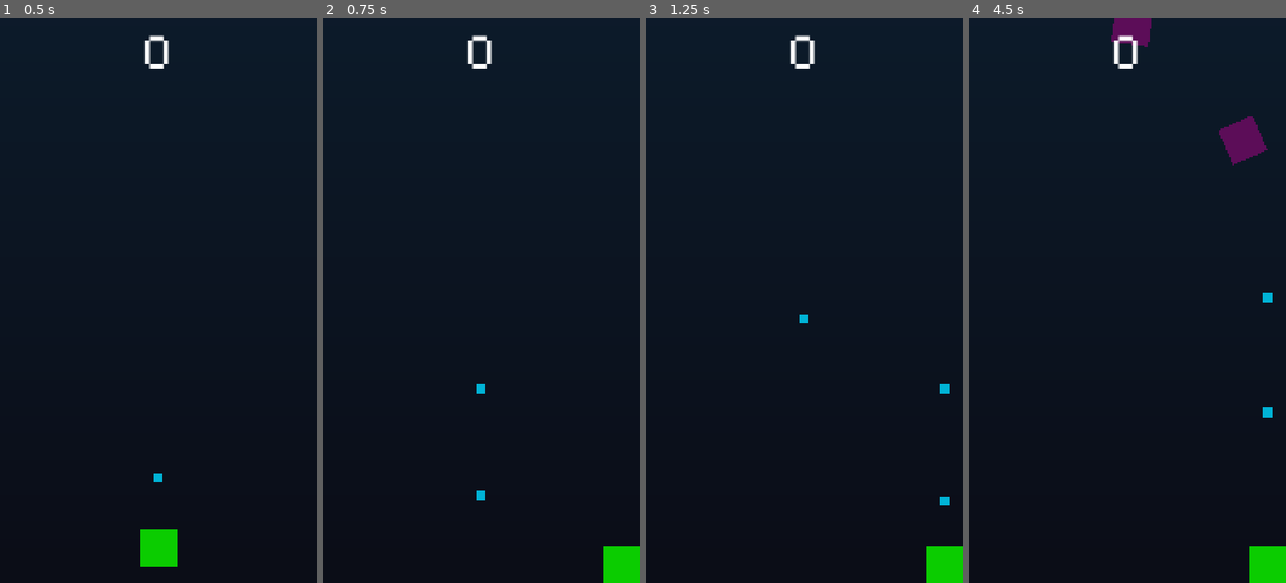
Above: before the commit, frames 1-4 (left to right).
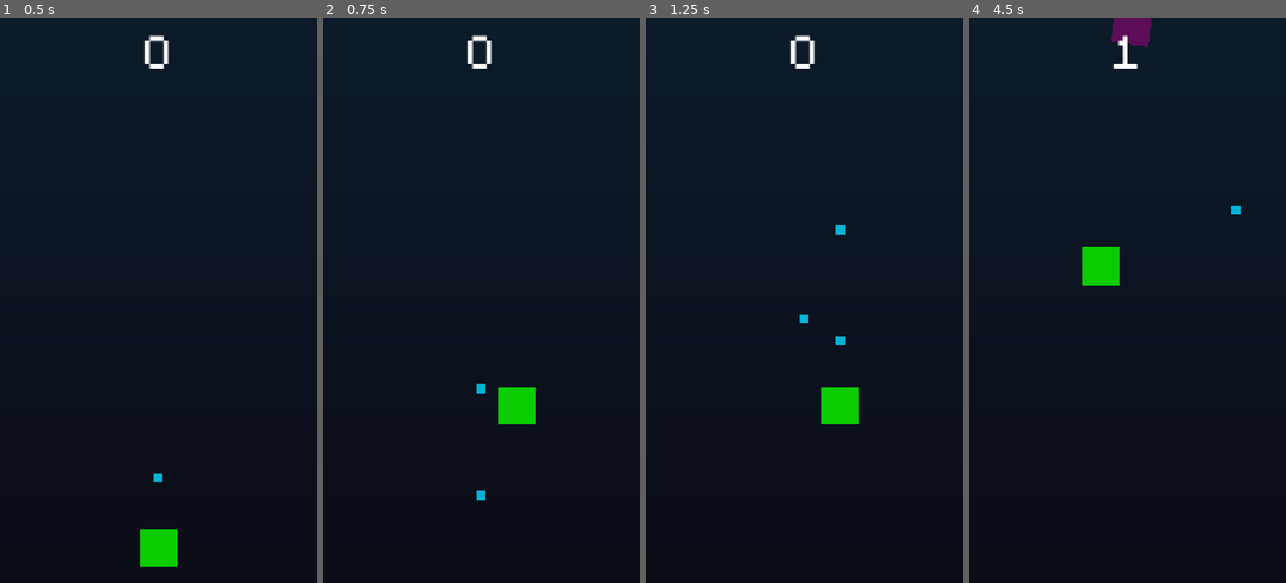
Above: after the commit, the same moments.

Repository: KRYPTO-CS/SpaceShooter
Game: Godot game, scene res://scenes/main.tscn
Two runs of this game, one before a commit and one after it. Both use one fixed random seed, a clock stepped at 60 frames per second and the inputs below.
Inputs (mouse positions are in pixels of both pictures, inside the frame that each line leads up to):
- Up to frame 1 (0.5 s): no input
- Up to frame 2 (0.75 s): tap Enter at 0.5 s; move the mouse to (551, 272) at 0.52 s; click (551, 272) at 0.67 s
- Up to frame 3 (1.25 s): no input
- Up to frame 4 (4.5 s): drag from (1064, 328) to (1266, 390) at 1.27 s; move the mouse to (1159, 176) at 2.02 s; click (1159, 176) at 2.17 s; drag from (1111, 413) to (1266, 328) at 2.77 s; move the mouse to (1222, 385) at 3.52 s; click (1222, 385) at 3.67 s; drag from (1032, 215) to (1266, 390) at 4.27 s

Frame 1 is identical in both runs. In frame 2, 1.5% of the frame differs, in the area x 55-100%, y 65-100%; in frame 3, 1.7%; in frame 4, 2.8%, in the area x 35-100%, y 3-100%.

Commit message:
Revert "Mobile controls fix"
This reverts commit b42850b6dc2d9a77f7a24dd5c6f98b66e2682910.

Diff:
--- a/SpaceShooter/scenes/player.gd
+++ b/SpaceShooter/scenes/player.gd
@@ -6,6 +6,7 @@
 @export var y_limit := 450.0
 @export var shoot_interval := 0.3  # seconds between shots
 
+# Charging system
 @export var base_damage := 1.0
 @export var max_charge_time := 1.25  # seconds to reach full charge
 @export var max_bullet_scale := 2.5
@@ -13,6 +14,7 @@
 var target_position: Vector2
 var finger_active := false
 var shoot_timer := 0.0
+var moving := false
 var was_finger_active := false
 
 # Charge variables
@@ -20,17 +22,15 @@
 var charge_time := 0.0
 var current_damage := 1.0
 
-# Touch tracking
-var active_finger_index := -1
-
 func _ready():
 	bullet_scene = preload("res://scenes/bullet.tscn")
 	target_position = position
 
 func _process(delta):
 	if finger_active:
-		# smoothly follow target position
-		position = position.lerp(target_position, delta * 10)
+		# move toward finger position if dragging
+		if position.distance_to(target_position) > 5.0:
+			position = position.lerp(target_position, delta * 10)
 
 		# clamp player position
 		position.x = clamp(position.x, -x_limit, x_limit)
@@ -43,7 +43,6 @@
 
 	else:
 		if was_finger_active:
-			# finger just released: shoot charged bullet
 			shoot()
 			charge_time = 0.0
 			current_damage = base_damage
@@ -60,16 +59,13 @@
 
 func _input(event):
 	if event is InputEventScreenTouch:
-		if event.pressed and active_finger_index == -1:
-			active_finger_index = event.index
+		if event.pressed:
 			finger_active = true
-			target_position = event.position  # proper mobile position
-		elif not event.pressed and event.index == active_finger_index:
+			target_position = get_global_mouse_position()
+		else:
 			finger_active = false
-			active_finger_index = -1
-
-	elif event is InputEventScreenDrag and event.index == active_finger_index:
-		target_position = event.position
+	elif event is InputEventScreenDrag and finger_active:
+		target_position = get_global_mouse_position()
 
 func shoot():
 	var bullet = bullet_scene.instantiate()
Not shown, changed: docs/index.html
Not shown, changed: docs/index.pck
